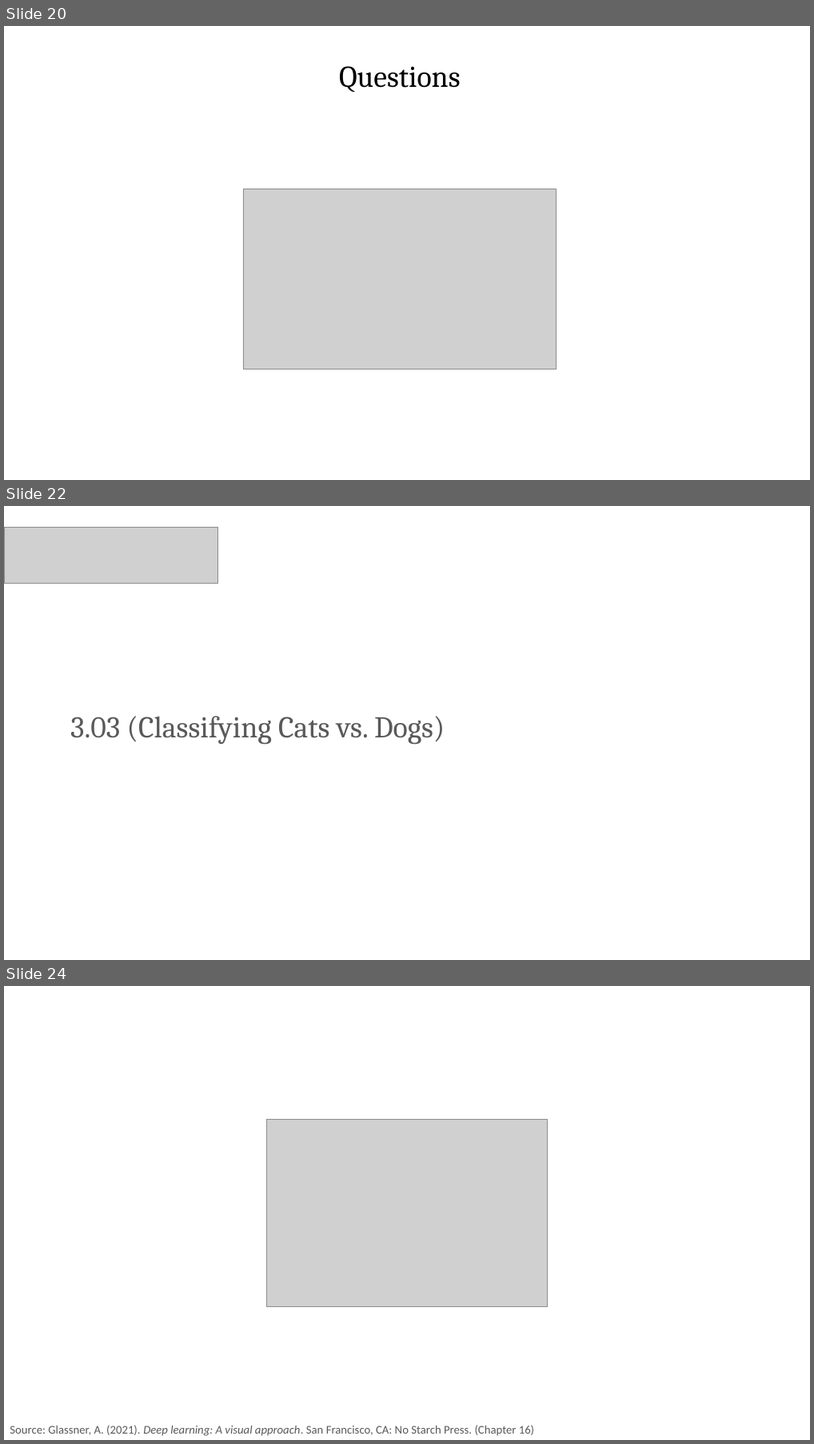
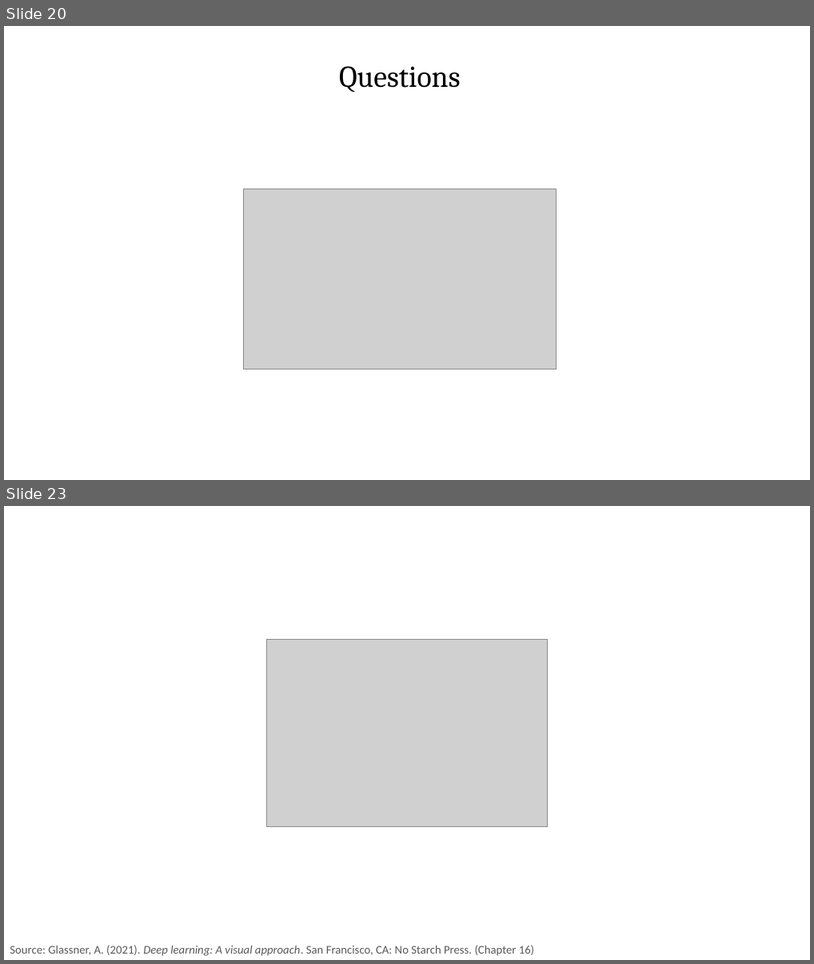
Before and after one commit to PracticumAI/cnn, a slide deck: presentations/02_cnn_anatomy.pptx. Shown one above the other, each under a label of ours: slides 20, 22 and 24 before the commit, slides 20 and 23 after it; the slides between them are not shown. The pictures are 814x1444 and 814x964 pixels, drawn with LibreOffice and Linux fonts; fonts in the diff are those of the drawing; grey boxes stand for pictures. Boxes give left, top, right and bottom in pixels: in the first picture for what was removed or moved away, otherwise in the second. Text is boxed around its words. In the diff, an @@ line names an element or a change of style, - is before the commit and + after.

```diff
--- a/presentations/02_cnn_anatomy.pptx
+++ b/presentations/02_cnn_anatomy.pptx
@@ slide 22 removed at (4,506,810,960), background #FFFFFF @@
@@ picture removed at (4,527,218,583) @@
@@ title removed at (70,716,445,744) @@
-3.03 (Classifying Cats vs. Dogs)
@@ what was slide 24 is now slide 23 @@
```
Also in this commit, not shown: 1 slide changed, 1 slide added, 1 other slide removed, 2 other files.
